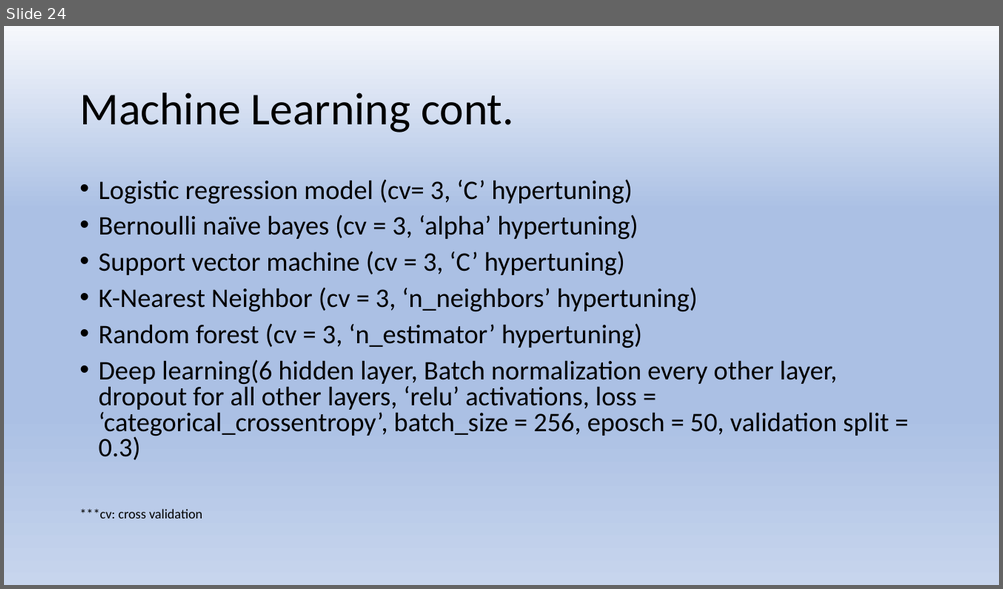
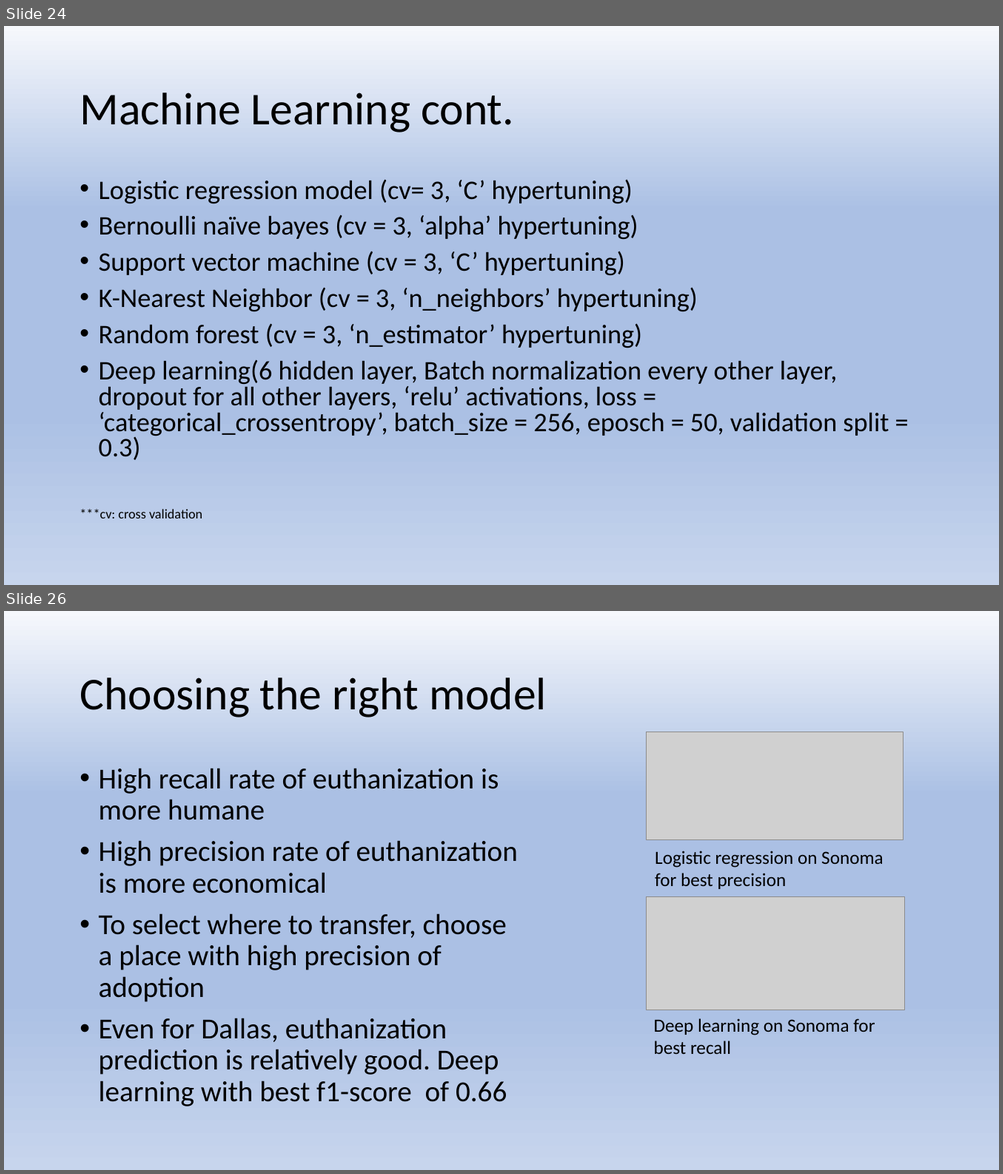
Before and after one commit to activerabbit/Springboard, a slide deck: Project/Presentation.pptx. Shown one above the other, each under a label of ours: slide 24 before the commit, slides 24 and 26 after it; the slides between them are not shown. The pictures are 1003x589 and 1003x1174 pixels, drawn with LibreOffice and Linux fonts; fonts in the diff are those of the drawing; grey boxes stand for pictures. Boxes give left, top, right and bottom in pixels: in the first picture for what was removed or moved away, otherwise in the second. Text is boxed around its words. In the diff, an @@ line names an element or a change of style, - is before the commit and + after.

```diff
--- a/Project/Presentation.pptx
+++ b/Project/Presentation.pptx
@@ slide 26 added at box(4, 611, 999, 1170), background gradient #F6F8FC to #ABC0E4 to #C7D5ED @@
@@ title added at box(79, 678, 546, 718), 44 pt, text #000000 @@
+Choosing the right model
@@ picture added at box(646, 732, 903, 840) @@
@@ text added at box(99, 768, 518, 1107), 28 pt, text #000000 @@
+• High recall rate of euthanization is more humane
+• High precision rate of euthanization is more economical
+• To select where to transfer, choose a place with high precision of adoption
+• Even for Dallas, euthanization prediction is relatively good. Deep learning with best f1-score of 0.66
@@ text added at box(654, 851, 883, 889), 18 pt, text #000000 @@
+Logistic regression on Sonoma for best precision
@@ picture added at box(646, 897, 905, 1010) @@
@@ text added at box(654, 1019, 874, 1054), 18 pt, text #000000 @@
+Deep learning on Sonoma for best recall
```
Also in this commit, not shown: 2 slides changed, 2 other slides added.
